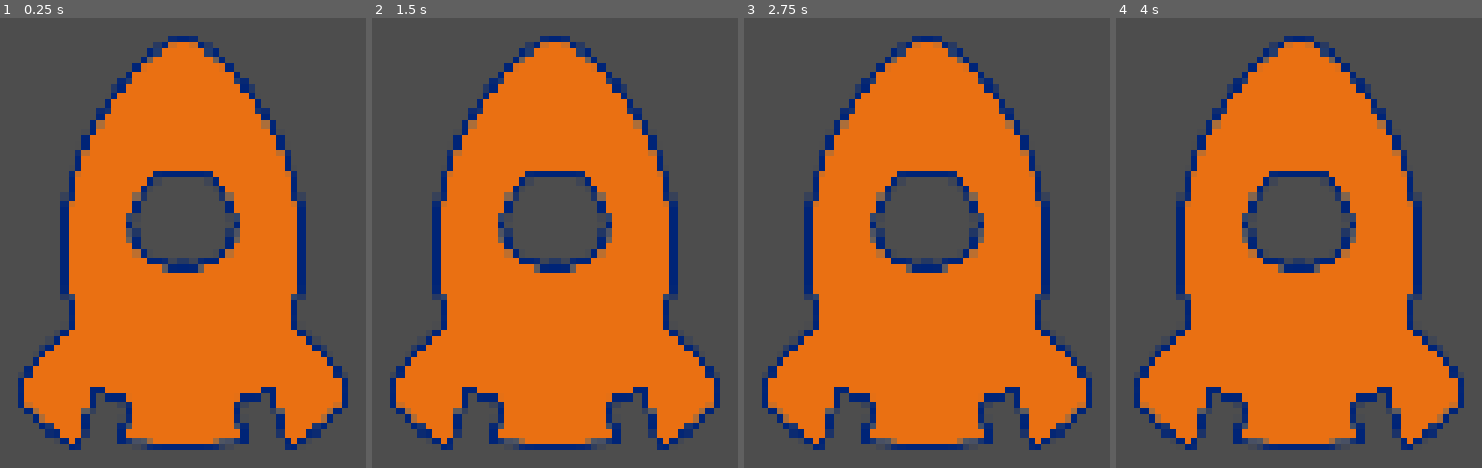
Above: before the commit, frames 1-4 (left to right).
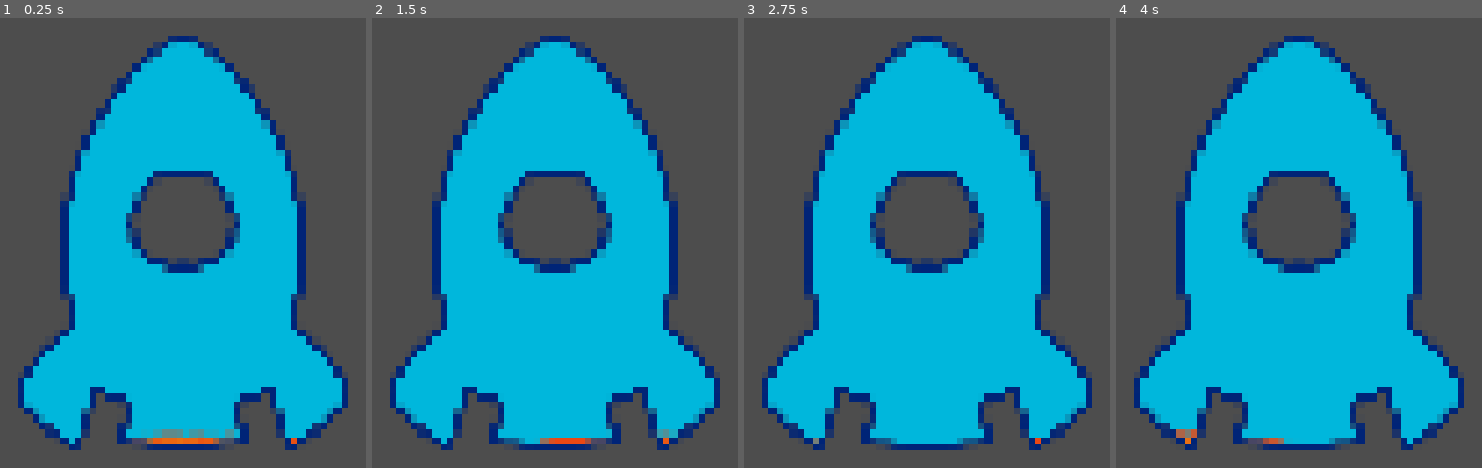
Above: after the commit, the same moments.

Repository: CookieFinder23/YGDA-Fall-Game-Jam-2026
Game: Godot game, scene res://ui/hud/health_bar.tscn
Same seed, same stepped clock (60 frames per second), same inputs: the game is played once before the commit and once after it. This scene is started directly instead of the project's main scene. Sound files missing from this copy of the repository are replaced by a short silence.
Inputs:
- Up to frame 1 (0.25 s): no input
- Up to frame 2 (1.5 s): tap Enter at 0.5 s; hold W (up) 0.53-1.28 s; hold S (down) from 1.28 s (still down)
- Up to frame 3 (2.75 s): release S (down) at 2.03 s; hold W (up) from 2.03 s (still down)
- Up to frame 4 (4 s): tap Space at 2.75 s; tap Enter at 3.5 s; release W (up) at 3.53 s; hold S (down) from 3.53 s (still down)

The runs differ from the first frame. In frame 1, 43% of the frame differs, in the area x 6-94%, y 5-95%; in frame 2, 43%; in frame 3, 44%; in frame 4, 43%.
Error after the commit: Parse Error: Function "set_health()" not found in base self. (res://ui/hud/health_bar.gd:11)

Commit message:
oh shoot i forgot to click ctrl s

Diff:
--- a/fall-game-jam-2026/ui/hud/health_bar.gd
+++ b/fall-game-jam-2026/ui/hud/health_bar.gd
@@ -8,4 +8,18 @@
 
 # Called every frame. 'delta' is the elapsed time since the previous frame.
 func _process(delta: float) -> void:
+	set_health(4)
 	pass
+
+
+func set_heath(health: int):
+	if health > 5:
+		health = 5
+	if health < 0:
+		health = 0
+	if health == 5:
+		$HealthBarWaveAlpha/HealthBarWave.position.y = 0
+	elif health == 0:
+		$HealthBarWaveAlpha/HealthBarWave.position.y = 600
+	else:
+		$HealthBarWaveAlpha/HealthBarWave.position.y = health * 63 + 90
--- a/fall-game-jam-2026/ui/hud/health_bar.tscn
+++ b/fall-game-jam-2026/ui/hud/health_bar.tscn
@@ -1,11 +1,13 @@
 [gd_scene format=3 uid="uid://dvarorggar2ib"]
 
 [ext_resource type="Texture2D" uid="uid://b5dfj2u6wq76s" path="res://assets/art/rocket_healthbar_alpha.png" id="1_ahff1"]
+[ext_resource type="Script" uid="uid://bt23yhf632rph" path="res://ui/hud/health_bar.gd" id="1_drmcp"]
 [ext_resource type="Texture2D" uid="uid://popxkmfeauk1" path="res://assets/art/rocket_healthbar_wave.png" id="2_6wigd"]
 [ext_resource type="Script" uid="uid://ci3nxnk8kf0ss" path="res://ui/hud/health_bar_wave.gd" id="3_6wigd"]
 [ext_resource type="Texture2D" uid="uid://707880ra6bst" path="res://assets/art/rocket_healthbar_outline.png" id="3_drmcp"]
 
-[node name="HealthBar" type="Sprite2D" unique_id=625642492]
+[node name="HealthBar" type="Node2D" unique_id=436221617]
+script = ExtResource("1_drmcp")
 
 [node name="Sprite2D" type="Sprite2D" parent="." unique_id=340327277]
 texture = ExtResource("1_ahff1")
@@ -15,8 +17,8 @@
 texture = ExtResource("1_ahff1")
 
 [node name="HealthBarWave" type="Sprite2D" parent="HealthBarWaveAlpha" unique_id=1873009871]
-position = Vector2(-0.24999964, 65.08871)
-scale = Vector2(0.9965326, 0.7351682)
+position = Vector2(-0.24999966, 405.2133)
+scale = Vector2(1, 0.8692889)
 texture = ExtResource("2_6wigd")
 script = ExtResource("3_6wigd")
 
--- a/fall-game-jam-2026/ui/hud/health_bar_wave.gd
+++ b/fall-game-jam-2026/ui/hud/health_bar_wave.gd
@@ -1,7 +1,7 @@
 extends Sprite2D
 
 func _ready() -> void:
-	position = Vector2(-360, 0)
+	position.x = -360
 
 
 # Called every frame. 'delta' is the elapsed time since the previous frame.
